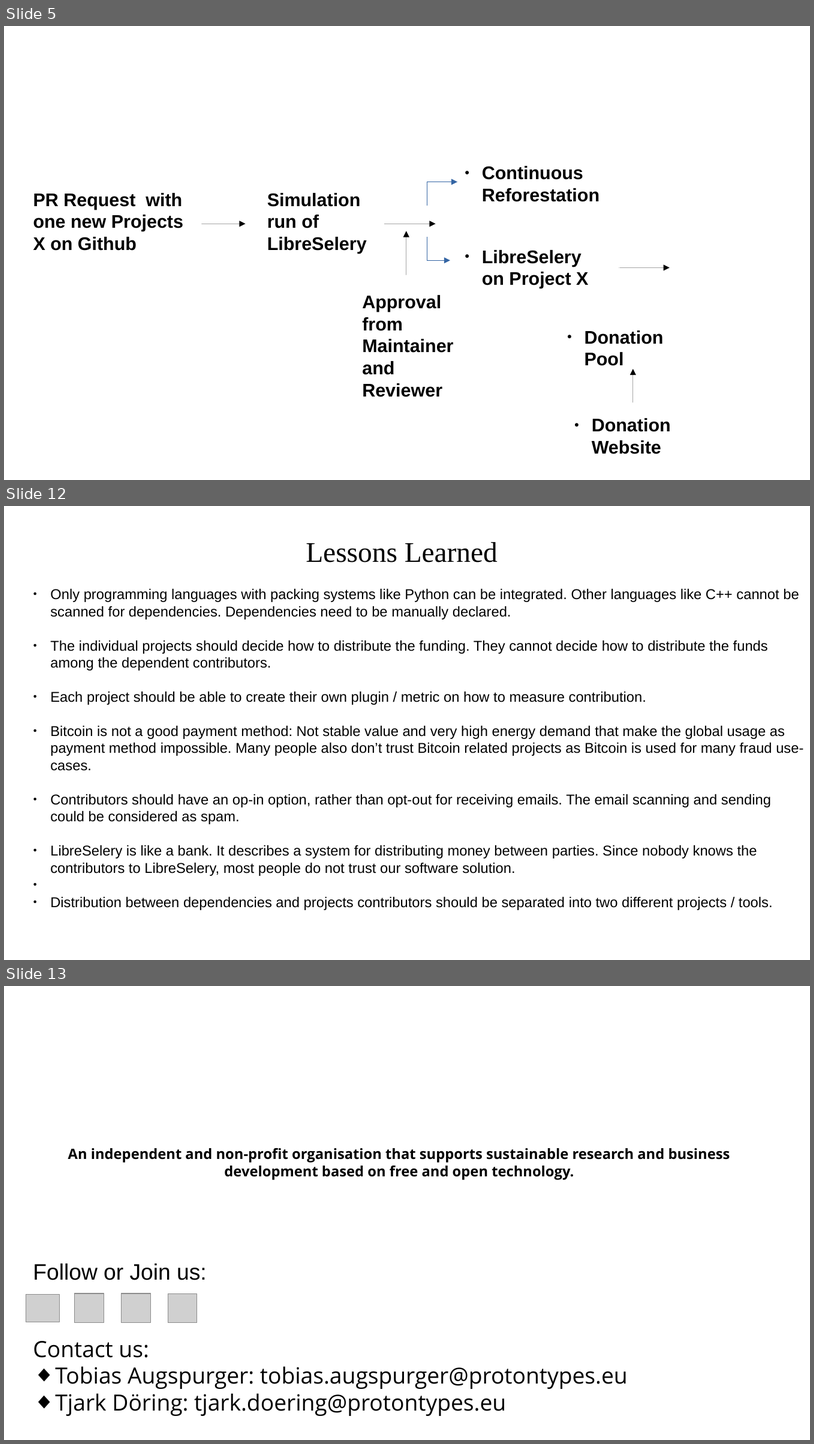
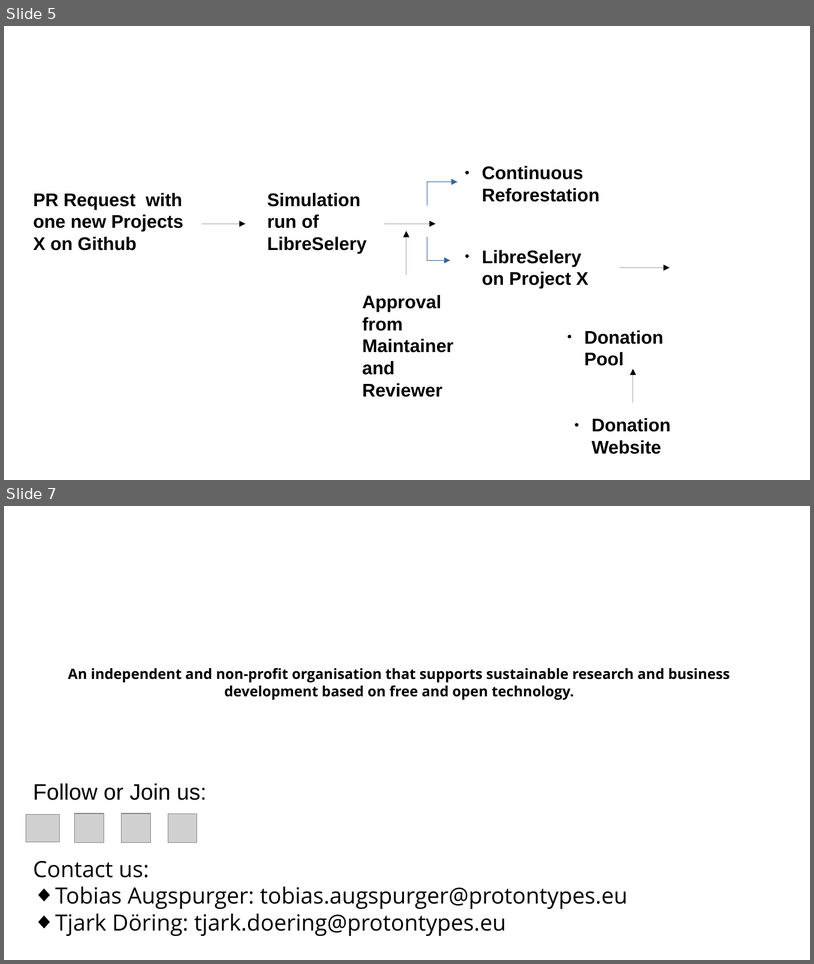
Before and after one commit to protontypes/documents, a slide deck: slides/protontypes_roadmap.odp. Shown one above the other, each under a label of ours: slides 5, 12 and 13 before the commit, slides 5 and 7 after it; the slides between them are not shown. The pictures are 814x1444 and 814x964 pixels, drawn with LibreOffice and Linux fonts; fonts in the diff are those of the drawing; grey boxes stand for pictures; background and template pictures are left out. Boxes give left, top, right and bottom in pixels: in the first picture for what was removed or moved away, otherwise in the second. Text is boxed around its words. In the diff, an @@ line names an element or a change of style, - is before the commit and + after.

```diff
--- a/slides/protontypes_roadmap.odp
+++ b/slides/protontypes_roadmap.odp
@@ slide 12 removed at (x1=4, y1=506, x2=810, y2=960), background #FFFFFF @@
@@ text removed at (x1=306, y1=542, x2=498, y2=562) @@
-Lessons Learned
@@ text removed at (x1=50, y1=588, x2=804, y2=910) @@
-● Only programming languages with packing systems like Python can be integrated. Other languages like C++ cannot be scanned for dependencies. Dependencies need to be manually declared.
-● The individual projects should decide how to distribute the funding. They cannot decide how to distribute the funds among the dependent contributors.
-● Each project should be able to create their own plugin / metric on how to measure contribution.
-● Bitcoin is not a good payment method: Not stable value and very high energy demand that make the global usage as payment method impossible. Many people also don’t trust Bitcoin related projects as Bitcoin is used for many fraud use-cases.
-● Contributors should have an op-in option, rather than opt-out for receiving emails. The email scanning and sending could be considered as spam.
-● LibreSelery is like a bank. It describes a system for distributing money between parties. Since nobody knows the contributors to LibreSelery, most people do not trust our software solution.
-● Distribution between dependencies and projects contributors should be separated into two different projects / tools.
@@ what was slide 13 is now slide 7 @@
```
Also in this commit, not shown: 1 slide changed, 1 slide added, 6 other slides removed, 2 other files.
